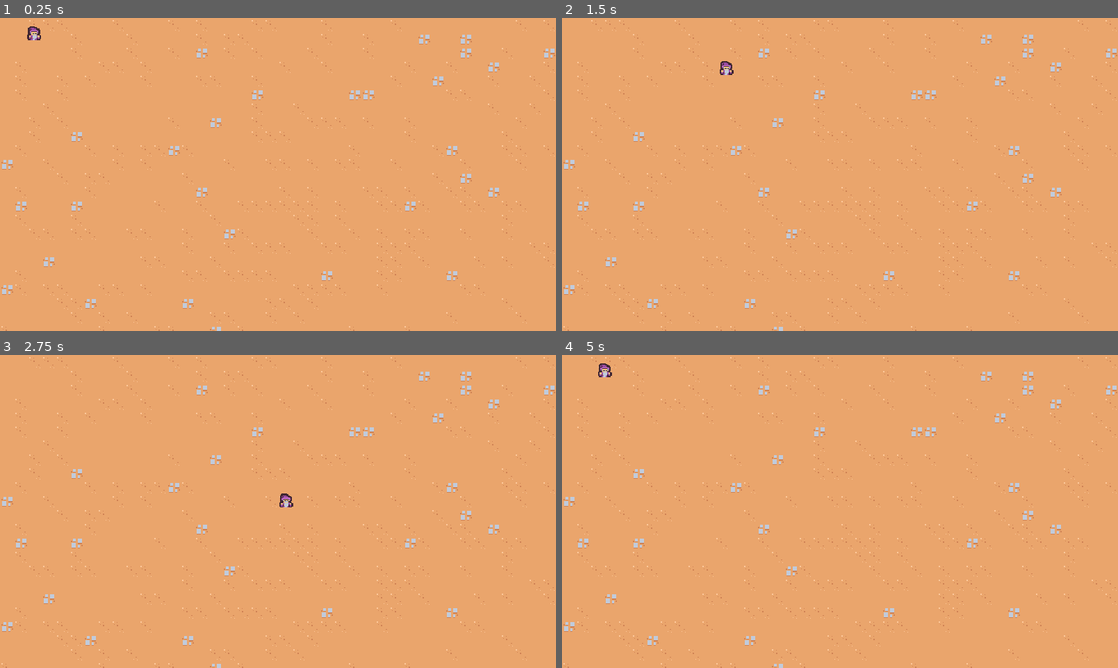
Above: before the commit, frames 1-4 (two rows, left to right).
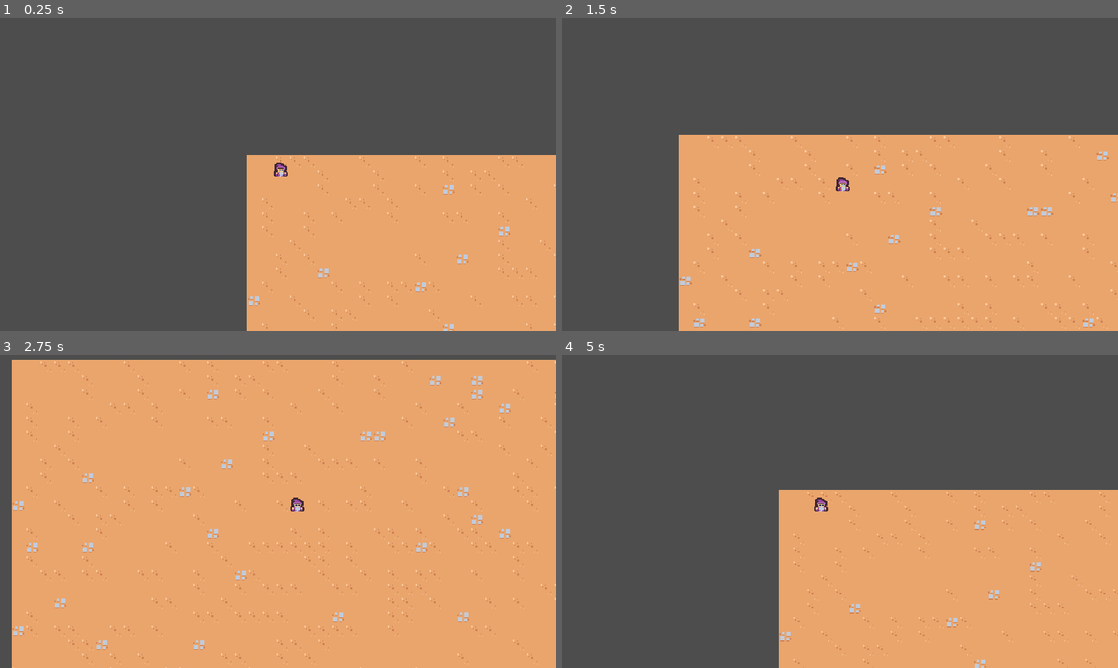
Above: after the commit, the same moments.

Repository: gusholz/2D-SurvivorsLikeGame
Game: Godot game, scene res://Main/main.tscn
The game is run twice, just before and just after one commit, with the same random seed, the same clock (stepped at 60 frames per second) and the same inputs.
Inputs:
- Up to frame 1 (0.25 s): no input
- Up to frame 2 (1.5 s): hold D (move_right) 0.53-1.28 s; hold S (move_down) from 1.28 s (still down)
- Up to frame 3 (2.75 s): release S (move_down) at 2.03 s; hold D (move_right) from 2.03 s (still down)
- Up to frame 4 (5 s): release D (move_right) at 2.78 s; hold W (move_up) 2.78-3.53 s; hold A (move_left) from 3.53 s (still down)

The runs differ from the first frame. In frame 1, 70% of the frame differs, in the area x 0-100%, y 0-100%; in frame 2, 53%; in frame 3, 7.9%; in frame 4, 67%.

Commit message:
Created the enemy, the attack animation and the enemy hit box

Diff:
--- a/Main/main.tscn
+++ b/Main/main.tscn
@@ -1,9 +1,13 @@
-[gd_scene load_steps=3 format=3 uid="uid://x2c1rqceo740"]
+[gd_scene load_steps=5 format=3 uid="uid://x2c1rqceo740"]
 
 [ext_resource type="TileSet" uid="uid://c1hjfs8pisqhf" path="res://tileset/tileset.tres" id="1_0gofm"]
 [ext_resource type="PackedScene" uid="uid://db710853bnij4" path="res://Scenes/Player/player.tscn" id="1_5kvis"]
+[ext_resource type="PackedScene" uid="uid://cpfshljsfgu5i" path="res://Scenes/Game_camera/game_camera.tscn" id="1_tmrj6"]
+[ext_resource type="PackedScene" uid="uid://d12gmbqtfr4au" path="res://Scenes/basic_enemy/basic_enemy.tscn" id="4_sihk2"]
 
 [node name="Main" type="Node"]
+
+[node name="GameCamera" parent="." instance=ExtResource("1_tmrj6")]
 
 [node name="TileMap" type="TileMap" parent="."]
 position = Vector2(64, 64)
@@ -13,3 +17,39 @@
 
 [node name="Player" parent="." instance=ExtResource("1_5kvis")]
 position = Vector2(39, 25)
+collision_layer = 0
+
+[node name="BasicEnemy" parent="." instance=ExtResource("4_sihk2")]
+position = Vector2(796, 555)
+collision_layer = 2
+collision_mask = 2
+
+[node name="BasicEnemy3" parent="." instance=ExtResource("4_sihk2")]
+position = Vector2(796, 555)
+collision_layer = 2
+collision_mask = 2
+
+[node name="BasicEnemy4" parent="." instance=ExtResource("4_sihk2")]
+position = Vector2(796, 555)
+collision_layer = 2
+collision_mask = 2
+
+[node name="BasicEnemy5" parent="." instance=ExtResource("4_sihk2")]
+position = Vector2(796, 555)
+collision_layer = 2
+collision_mask = 2
+
+[node name="BasicEnemy6" parent="." instance=ExtResource("4_sihk2")]
+position = Vector2(796, 555)
+collision_layer = 2
+collision_mask = 2
+
+[node name="BasicEnemy7" parent="." instance=ExtResource("4_sihk2")]
+position = Vector2(796, 555)
+collision_layer = 2
+collision_mask = 2
+
+[node name="BasicEnemy2" parent="." instance=ExtResource("4_sihk2")]
+position = Vector2(1248, 861)
+collision_layer = 2
+collision_mask = 2
--- /dev/null
+++ b/Scenes/Abilitys/sword/sword_ability.tscn
@@ -0,0 +1,125 @@
+[gd_scene load_steps=6 format=3 uid="uid://dlnctoa48dcti"]
+
+[ext_resource type="Texture2D" uid="uid://t4kbf0sink78" path="res://Scenes/Abilitys/sword/sword.png" id="1_3vyxd"]
+
+[sub_resource type="Animation" id="Animation_eyy23"]
+resource_name = "swing"
+length = 0.75
+step = 0.05
+tracks/0/type = "value"
+tracks/0/imported = false
+tracks/0/enabled = true
+tracks/0/path = NodePath("Sprite2D:rotation")
+tracks/0/interp = 2
+tracks/0/loop_wrap = true
+tracks/0/keys = {
+"times": PackedFloat32Array(0.051058, 0.217181, 0.366403, 0.543138, 0.74811),
+"transitions": PackedFloat32Array(1, 1, 1, 1, 1),
+"update": 0,
+"values": [-0.1309, 0.0, 3.31613, 3.14159, 3.48787e-16]
+}
+tracks/1/type = "value"
+tracks/1/imported = false
+tracks/1/enabled = true
+tracks/1/path = NodePath("Sprite2D:scale")
+tracks/1/interp = 2
+tracks/1/loop_wrap = true
+tracks/1/keys = {
+"times": PackedFloat32Array(0, 0.146144, 0.474133, 0.74959),
+"transitions": PackedFloat32Array(1, 1, 1, 6.06286),
+"update": 0,
+"values": [Vector2(2.08165e-12, 2.08165e-12), Vector2(1.15, 1.15), Vector2(2, 2), Vector2(2.08165e-12, 2.08165e-12)]
+}
+tracks/2/type = "method"
+tracks/2/imported = false
+tracks/2/enabled = true
+tracks/2/path = NodePath(".")
+tracks/2/interp = 1
+tracks/2/loop_wrap = true
+tracks/2/keys = {
+"times": PackedFloat32Array(0.75),
+"transitions": PackedFloat32Array(1),
+"values": [{
+"args": [],
+"method": &"queue_free"
+}]
+}
+tracks/3/type = "value"
+tracks/3/imported = false
+tracks/3/enabled = true
+tracks/3/path = NodePath("Area2D/CollisionShape2D:disabled")
+tracks/3/interp = 1
+tracks/3/loop_wrap = true
+tracks/3/keys = {
+"times": PackedFloat32Array(0, 0.223471),
+"transitions": PackedFloat32Array(1, 1),
+"update": 1,
+"values": [true, false]
+}
+
+[sub_resource type="Animation" id="Animation_2e0y8"]
+length = 0.001
+tracks/0/type = "value"
+tracks/0/imported = false
+tracks/0/enabled = true
+tracks/0/path = NodePath("Sprite2D:rotation")
+tracks/0/interp = 1
+tracks/0/loop_wrap = true
+tracks/0/keys = {
+"times": PackedFloat32Array(0),
+"transitions": PackedFloat32Array(1),
+"update": 0,
+"values": [0.0]
+}
+tracks/1/type = "value"
+tracks/1/imported = false
+tracks/1/enabled = true
+tracks/1/path = NodePath("Sprite2D:scale")
+tracks/1/interp = 1
+tracks/1/loop_wrap = true
+tracks/1/keys = {
+"times": PackedFloat32Array(0),
+"transitions": PackedFloat32Array(1),
+"update": 0,
+"values": [Vector2(1, 1)]
+}
+tracks/2/type = "value"
+tracks/2/imported = false
+tracks/2/enabled = true
+tracks/2/path = NodePath("Area2D/CollisionShape2D:disabled")
+tracks/2/interp = 1
+tracks/2/loop_wrap = true
+tracks/2/keys = {
+"times": PackedFloat32Array(0),
+"transitions": PackedFloat32Array(1),
+"update": 1,
+"values": [false]
+}
+
+[sub_resource type="AnimationLibrary" id="AnimationLibrary_xnob6"]
+_data = {
+"RESET": SubResource("Animation_2e0y8"),
+"swing": SubResource("Animation_eyy23")
+}
+
+[sub_resource type="RectangleShape2D" id="RectangleShape2D_ao4s8"]
+
+[node name="SwordAbility" type="Node2D"]
+
+[node name="AnimationPlayer" type="AnimationPlayer" parent="."]
+autoplay = "swing"
+libraries = {
+"": SubResource("AnimationLibrary_xnob6")
+}
+
+[node name="Sprite2D" type="Sprite2D" parent="."]
+texture = ExtResource("1_3vyxd")
+offset = Vector2(2.08165e-12, -3.999)
+
+[node name="Area2D" type="Area2D" parent="."]
+collision_layer = 4
+collision_mask = 0
+
+[node name="CollisionShape2D" type="CollisionShape2D" parent="Area2D"]
+position = Vector2(10, -4)
+shape = SubResource("RectangleShape2D_ao4s8")
--- /dev/null
+++ b/Scenes/Abilitys/sword/sword_ability_controller/sword_ability_controller.gd
@@ -0,0 +1,36 @@
+extends Node
+
+@export var sword_ability: PackedScene
+
+const MAX_RANGE = 150
+
+# Called when the node enters the scene tree for the first time.
+func _ready():
+	$Timer.timeout.connect(on_timer_timeout)
+
+
+func on_timer_timeout():
+	var player = get_tree().get_first_node_in_group("player") as Node2D
+	if player == null:
+		return
+
+	var enemies = get_tree().get_nodes_in_group("enemy")
+	enemies = enemies.filter(func(enemy: Node2D):
+		return enemy.global_position.distance_squared_to(player.global_position) < pow(MAX_RANGE, 2)
+	)
+	if enemies.size() == 0:
+		return
+
+	enemies.sort_custom(func(a: Node2D, b: Node2D):
+		var a_distance = a.global_position.distance_squared_to(player.global_position)
+		var b_distance = b.global_position.distance_squared_to(player.global_position)
+		return a_distance < b_distance
+	)
+
+	var sword_instance = sword_ability.instantiate() as Node2D
+	player.get_parent().add_child(sword_instance)
+	sword_instance.global_position = enemies[0].global_position
+	sword_instance.global_position = Vector2.RIGHT.rotated(randf_range(0, TAU)) * 4
+
+	var enemy_direction = enemies[0].global_position - sword_instance.global_position
+	sword_instance.rotation = enemy_direction.angle()
--- /dev/null
+++ b/Scenes/Abilitys/sword/sword_ability_controller/sword_ability_controller.tscn
@@ -0,0 +1,12 @@
+[gd_scene load_steps=3 format=3 uid="uid://cwfa3xo2vsx7h"]
+
+[ext_resource type="Script" path="res://Scenes/Abilitys/sword/sword_ability_controller/sword_ability_controller.gd" id="1_yhfhq"]
+[ext_resource type="PackedScene" uid="uid://dlnctoa48dcti" path="res://Scenes/Abilitys/sword/sword_ability.tscn" id="2_ms4uj"]
+
+[node name="SwordAbilityController" type="Node"]
+script = ExtResource("1_yhfhq")
+sword_ability = ExtResource("2_ms4uj")
+
+[node name="Timer" type="Timer" parent="."]
+wait_time = 1.5
+autostart = true
--- /dev/null
+++ b/Scenes/Game_camera/game_camera.gd
@@ -0,0 +1,21 @@
+extends Camera2D
+
+var target_position = Vector2.ZERO
+var LERP_FACTOR = 10
+
+# Called when the node enters the scene tree for the first time.
+func _ready():
+	make_current()
+
+
+# Called every frame. 'delta' is the elapsed time since the previous frame.
+func _process(delta):
+	adquire_target()
+	global_position = global_position.lerp(target_position, 1.0 - exp(- delta * LERP_FACTOR))
+
+
+func adquire_target():
+	var player_nodes = get_tree().get_nodes_in_group("player")
+	if player_nodes.size() > 0:
+		var player = player_nodes[0] as Node2D
+		target_position = player.global_position
--- /dev/null
+++ b/Scenes/Game_camera/game_camera.tscn
@@ -0,0 +1,6 @@
+[gd_scene load_steps=2 format=3 uid="uid://cpfshljsfgu5i"]
+
+[ext_resource type="Script" path="res://Scenes/Game_camera/game_camera.gd" id="1_d02vs"]
+
+[node name="GameCamera" type="Camera2D"]
+script = ExtResource("1_d02vs")
--- a/Scenes/Player/player.gd
+++ b/Scenes/Player/player.gd
@@ -1,7 +1,6 @@
 extends CharacterBody2D
 
 const MAX_SPEED = 200
-
 
 # Called when the node enters the scene tree for the first time.
 func _ready():
--- a/Scenes/Player/player.tscn
+++ b/Scenes/Player/player.tscn
@@ -1,13 +1,19 @@
-[gd_scene load_steps=4 format=3 uid="uid://db710853bnij4"]
+[gd_scene load_steps=5 format=3 uid="uid://db710853bnij4"]
 
 [ext_resource type="Script" path="res://Scenes/Player/player.gd" id="1_0nnys"]
 [ext_resource type="Texture2D" uid="uid://cev88b6ov2eet" path="res://Scenes/Player/player.png" id="2_ikty6"]
+[ext_resource type="PackedScene" uid="uid://cwfa3xo2vsx7h" path="res://Scenes/Abilitys/sword/sword_ability_controller/sword_ability_controller.tscn" id="2_mpd04"]
 
 [sub_resource type="CircleShape2D" id="CircleShape2D_nmq5y"]
 radius = 7.0
 
-[node name="Player" type="CharacterBody2D"]
+[node name="Player" type="CharacterBody2D" groups=["player"]]
+light_mask = 0
 script = ExtResource("1_0nnys")
+
+[node name="AbilityManager" type="Node" parent="."]
+
+[node name="SwordAbilityController" parent="AbilityManager" instance=ExtResource("2_mpd04")]
 
 [node name="Sprite2D" type="Sprite2D" parent="."]
 texture = ExtResource("2_ikty6")
--- /dev/null
+++ b/Scenes/basic_enemy/basic_enemy.gd
@@ -0,0 +1,25 @@
+extends CharacterBody2D
+
+const MAX_SPEED = 75
+
+# Called when the node enters the scene tree for the first time.
+func _ready():
+	$Area2D.area_entered.connect(on_area_entered)
+
+
+# Called every frame. 'delta' is the elapsed time since the previous frame.
+func _process(delta):
+	var direction = get_direction_to_player()
+	velocity = direction * MAX_SPEED
+	move_and_slide()
+
+
+func get_direction_to_player():
+	var player_node = get_tree().get_first_node_in_group("player") as Node2D
+	if player_node != null:
+		return (player_node.global_position - global_position).normalized()
+	return Vector2.ZERO
+
+
+func on_area_entered(other_area: Area2D):
+	queue_free()
--- /dev/null
+++ b/Scenes/basic_enemy/basic_enemy.tscn
@@ -0,0 +1,30 @@
+[gd_scene load_steps=5 format=3 uid="uid://d12gmbqtfr4au"]
+
+[ext_resource type="Script" path="res://Scenes/basic_enemy/basic_enemy.gd" id="1_0tycl"]
+[ext_resource type="Texture2D" uid="uid://cat317gle3exj" path="res://Scenes/basic_enemy/basic_enemy.png" id="2_c7p32"]
+
+[sub_resource type="CircleShape2D" id="CircleShape2D_i4b0d"]
+radius = 11.0
+
+[sub_resource type="CircleShape2D" id="CircleShape2D_7gf4g"]
+radius = 7.0
+
+[node name="BasicEnemy" type="CharacterBody2D" groups=["enemy"]]
+script = ExtResource("1_0tycl")
+
+[node name="Area2D" type="Area2D" parent="."]
+collision_layer = 0
+collision_mask = 4
+
+[node name="CollisionShape2D" type="CollisionShape2D" parent="Area2D"]
+position = Vector2(2.08165e-12, -8)
+shape = SubResource("CircleShape2D_i4b0d")
+
+[node name="Sprite2D" type="Sprite2D" parent="."]
+texture = ExtResource("2_c7p32")
+offset = Vector2(2.08165e-12, -8)
+
+[node name="CollisionShape2D" type="CollisionShape2D" parent="."]
+light_mask = 0
+position = Vector2(0, -7)
+shape = SubResource("CircleShape2D_7gf4g")
--- a/project.godot
+++ b/project.godot
@@ -22,6 +22,10 @@
 window/size/window_width_override=1920
 window/size/window_height_override=1080
 window/stretch/mode="viewport"
+
+[gui]
+
+theme/default_theme_scale=1.13
 
 [input]
 
@@ -50,6 +54,12 @@
 ]
 }
 
+[layer_names]
+
+2d_physics/layer_1="Terrain"
+2d_physics/layer_2="Player"
+2d_physics/layer_3="Enemy"
+
 [rendering]
 
 textures/canvas_textures/default_texture_filter=0
Binary file added: Scenes/Abilitys/sword/sword.png
Not shown, added: Scenes/Abilitys/sword/sword.png.import
Binary file added: Scenes/basic_enemy/basic_enemy.png
Not shown, added: Scenes/basic_enemy/basic_enemy.png.import
